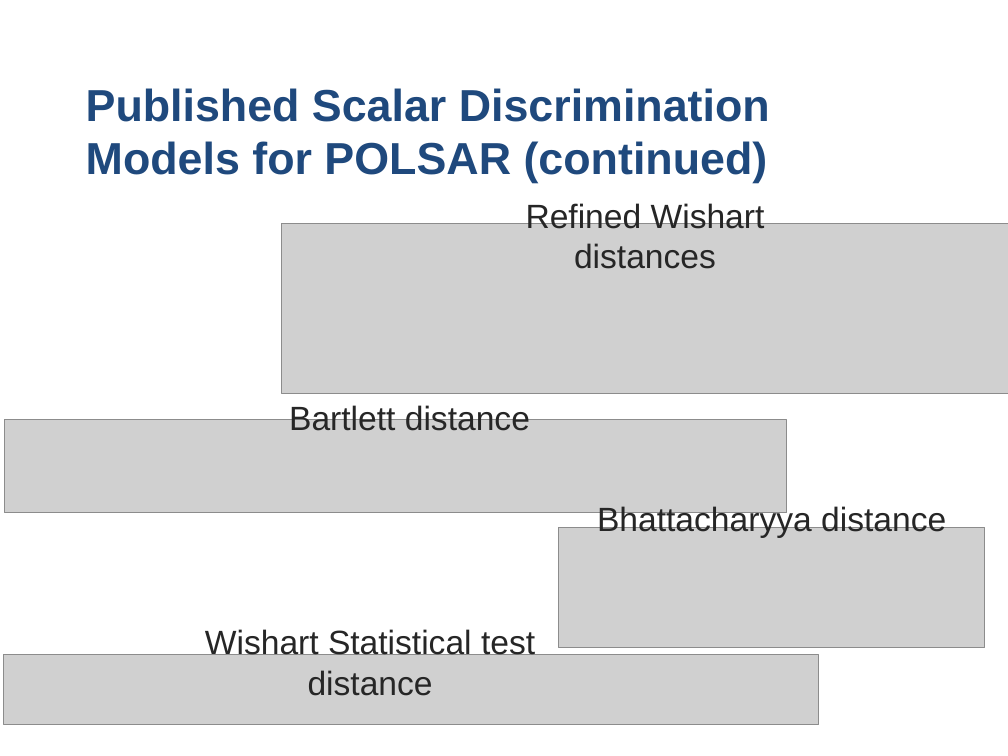
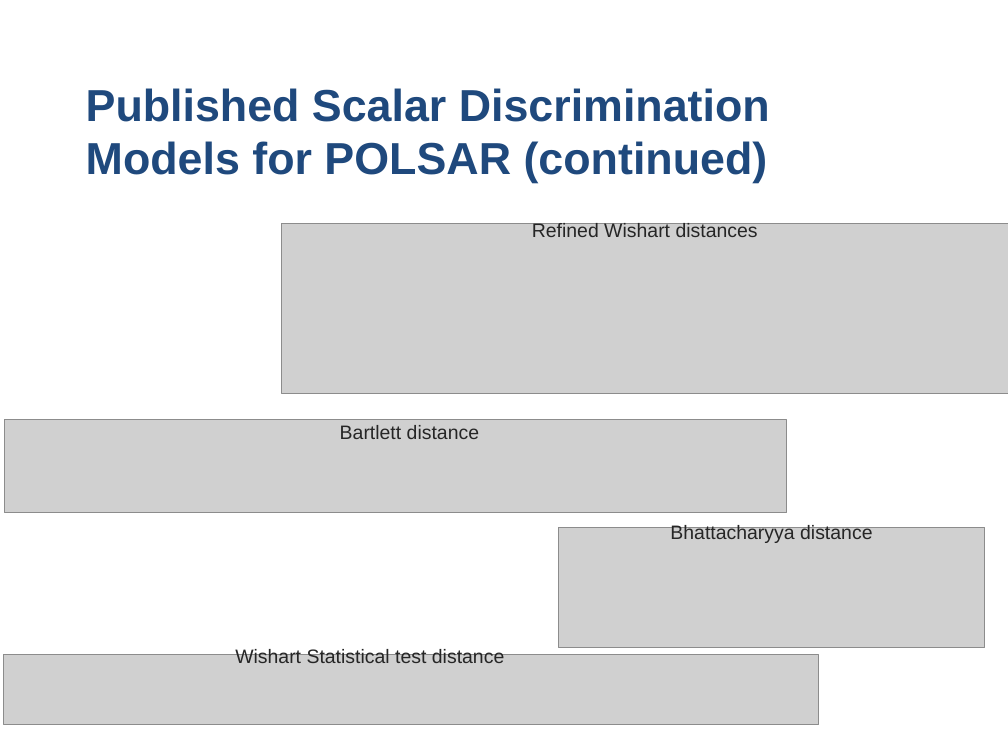
Before and after one commit to stivo-suong/thesis-latex-dev, a slide deck: slide 10 of oral_defense/Scalar & Homoskedastic Models for SAR & POLSAR.pptx.ppt. Drawn at 1008x756 pixels with LibreOffice and Linux fonts; fonts in the diff are those of the drawing; grey boxes stand for pictures; background and template pictures are left out. Boxes give left, top, right and bottom in pixels: in the first picture for what was removed or moved away, otherwise in the second. Text is boxed around its words. In the diff, an @@ line names an element or a change of style, - is before the commit and + after.

```diff
--- a/oral_defense/Scalar & Homoskedastic Models for SAR & POLSAR.pptx.ppt
+++ b/oral_defense/Scalar & Homoskedastic Models for SAR & POLSAR.pptx.ppt
@@ now subscript in 4 elements at (340, 425, 479, 439), (670, 524, 872, 543), (235, 648, 504, 663), (532, 221, 758, 237) @@
```
Also in this commit, not shown: 2 other slides changed, 5 slides added, 1 slide removed, 2 other files.
